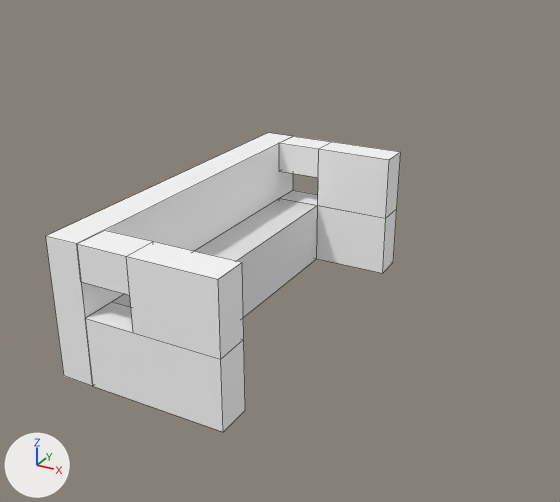
Before and after pictures for a commit that changed the Blender file Assets/images/sushi_game stage.blend.
The view is the same before and after, from a camera (50 mm lens) standing at (25.9, -36.2, 22.5) and looking at (7.0, -1.7, 5.3). The axes (+X, +Y, +Z) are drawn at lower left. The lights are the same throughout. The older version comes first. Mesh edges are drawn as thin lines.

Objects in the first picture: 'Cube', '立方体', '立方体.001', '立方体.002', '立方体.003', '立方体.004', '立方体.005', '立方体.006'.
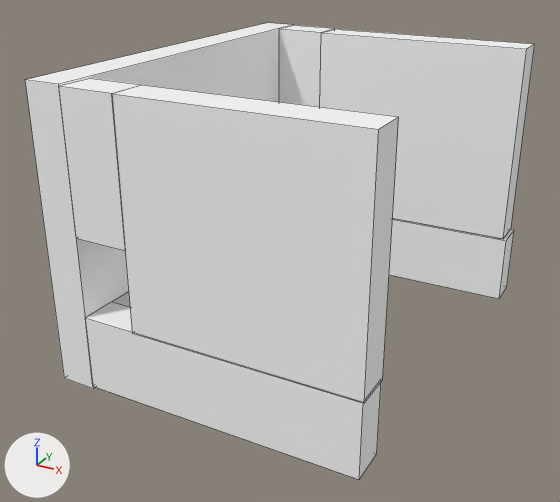
Pixel boxes [x1, y1, x2, y2] of what changed, in the pictures (560 x 502 px):
'立方体.001', moved, rescaled (142% wider, 168% taller): before [126, 241, 244, 359]; after [112, 85, 399, 403]
'立方体.004', moved, rescaled (157% wider, 174% taller): before [318, 142, 401, 218]; after [320, 29, 535, 239]
'Cube', moved, rescaled (8% wider, 44% taller): before [46, 133, 293, 386]; after [25, 23, 293, 388]
'立方体', moved, rescaled (84% wider, 36% taller): before [85, 302, 245, 432]; after [85, 302, 381, 479]
'立方体.005', moved, rescaled: before [281, 190, 397, 273]; after [389, 218, 514, 299]
'立方体.002', moved, rescaled: before [77, 230, 153, 295]; after [59, 78, 141, 250]
'立方体.003', moved, rescaled: before [279, 136, 330, 178]; after [279, 25, 335, 107]
'立方体.006', unchanged, covered by the edit: before [112, 198, 318, 318]; after [112, 291, 130, 307]

Diff of the bpy script that builds the scene:
```diff
--- a/Assets/images/sushi_game stage.blend.py
+++ b/Assets/images/sushi_game stage.blend.py
@@ ob_cube @@
 ob_cube = bpy.data.objects.new('Cube', me_cube)
-ob_cube.location = (0.0, 0.0, 4.0)
-ob_cube.scale = (1.0, 11.0, 4.0)
+ob_cube.location = (0.0, 0.0, 7.72)
+ob_cube.scale = (1.0, 11.0, 7.87)
@@ ob_立方体 @@
 ob_立方体 = bpy.data.objects.new('立方体', me_立方体)
-ob_立方体.location = (5.0, -10.0, 2.0)
-ob_立方体.scale = (4.0, 1.0, 2.0)
+ob_立方体.location = (8.47, -10.0, 2.0)
+ob_立方体.scale = (7.48, 1.0, 2.0)
@@ ob_立方体_001 @@
 ob_立方体_001 = bpy.data.objects.new('立方体.001', me_立方体_001)
-ob_立方体_001.location = (6.5, -10.0, 6.0)
-ob_立方体_001.scale = (2.5, 1.0, 2.0)
+ob_立方体_001.location = (9.99, -10.0, 9.72)
+ob_立方体_001.scale = (6.02, 1.0, 5.77)
@@ ob_立方体_002 @@
 ob_立方体_002 = bpy.data.objects.new('立方体.002', me_立方体_002)
-ob_立方体_002.location = (2.5, -10.0, 7.0)
-ob_立方体_002.scale = (1.5, 1.0, 1.0)
+ob_立方体_002.location = (2.5, -10.0, 11.9)
+ob_立方体_002.scale = (1.5, 1.0, 3.61)
@@ ob_立方体_003 @@
 ob_立方体_003 = bpy.data.objects.new('立方体.003', me_立方体_003)
-ob_立方体_003.location = (2.5, 10.0, 7.0)
-ob_立方体_003.scale = (1.5, 1.0, 1.0)
+ob_立方体_003.location = (2.5, 10.0, 11.5)
+ob_立方体_003.scale = (1.5, 1.0, 4.05)
@@ ob_立方体_004 @@
 ob_立方体_004 = bpy.data.objects.new('立方体.004', me_立方体_004)
-ob_立方体_004.location = (6.5, 10.0, 6.0)
-ob_立方体_004.scale = (2.5, 1.0, 2.0)
+ob_立方体_004.location = (10.35, 10.0, 9.79)
+ob_立方体_004.scale = (6.33, 1.0, 5.71)
@@ ob_立方体_005 @@
 ob_立方体_005 = bpy.data.objects.new('立方体.005', me_立方体_005)
-ob_立方体_005.location = (5.0, 10.0, 2.0)
-ob_立方体_005.scale = (4.0, 1.0, 2.0)
+ob_立方体_005.location = (9.01, 10.0, 2.0)
+ob_立方体_005.scale = (7.87, 1.0, 2.0)
```
